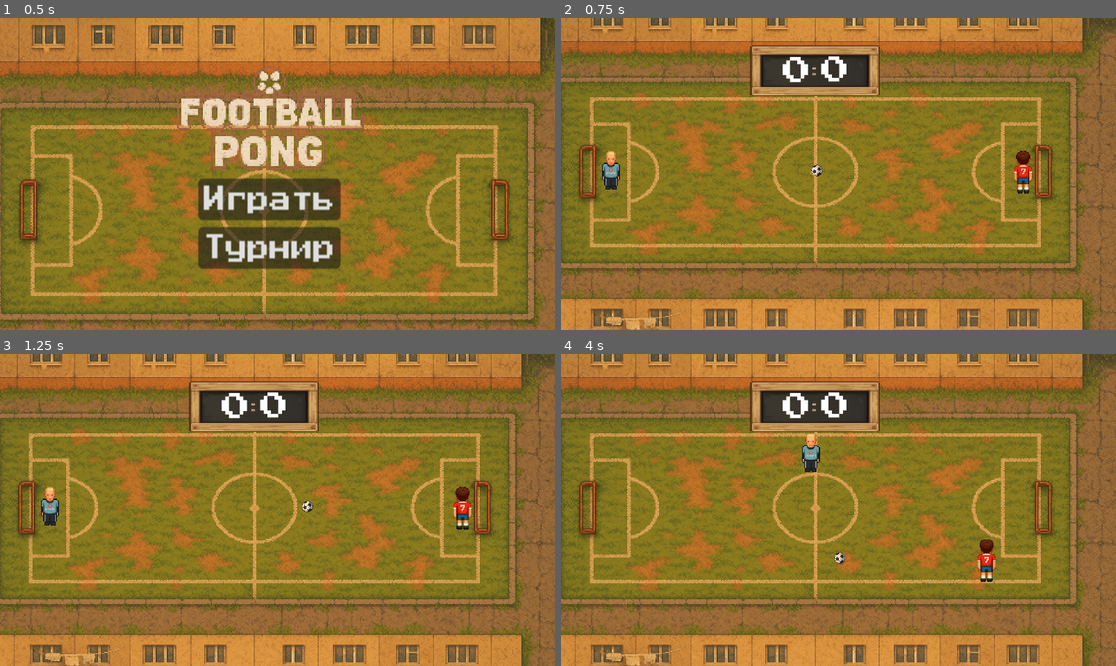
Above: before the commit, frames 1-4 (two rows, left to right).
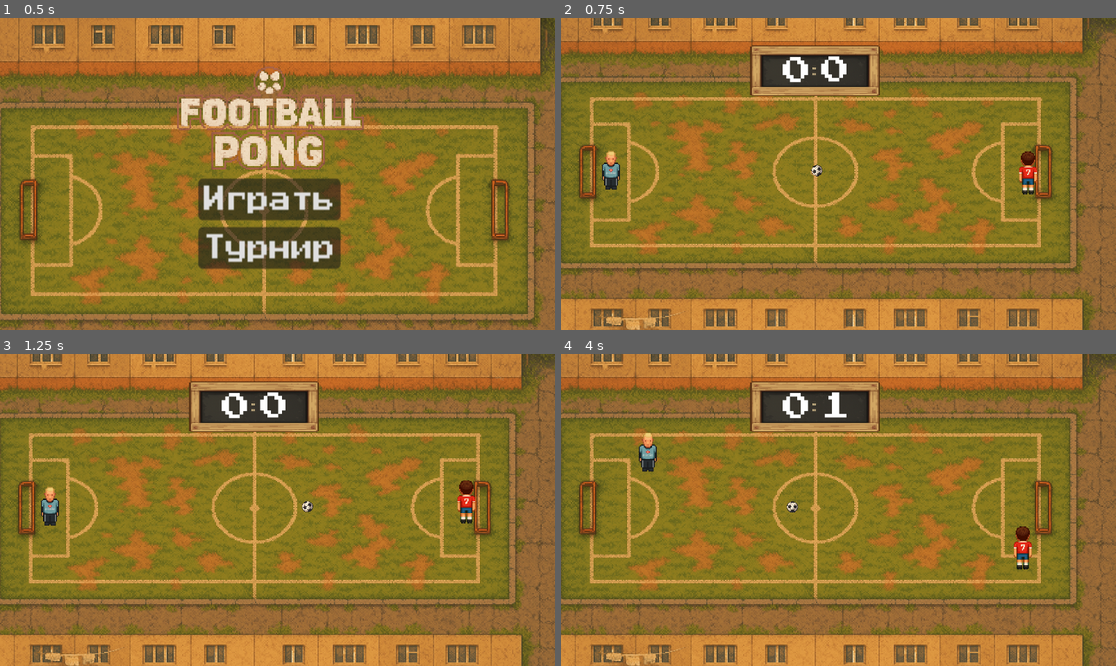
Above: after the commit, the same moments.

Repository: supervi5w4/footballpong
Game: Godot game, scene res://scenes/menu.tscn
Two runs of this game, one before a commit and one after it. Both use one fixed random seed, a clock stepped at 60 frames per second and the inputs below.
Inputs:
- Up to frame 1 (0.5 s): no input
- Up to frame 2 (0.75 s): click "Играть" at 0.5 s
- Up to frame 3 (1.25 s): no input
- Up to frame 4 (4 s): hold Right (ui_right) 1.28-2.03 s; hold Down (ui_down) 2.03-2.78 s; hold Right (ui_right) 2.78-3.53 s; hold Up (ui_up) from 3.53 s (still down)

Frame 1 is identical in both runs. In frame 2, 0.4% of the frame differs, in the area x 81-86%, y 42-57%; in frame 3, 0.4%; in frame 4, 1.7%, in the area x 14-85%, y 12-74%.
Error after the commit: Parse Error: Used space character for indentation instead of tab as used before in the file. (res://scenes/tournament_game.gd:34)

Commit message:
Expand AI skill range

Diff:
--- a/scenes/tournament_game.gd
+++ b/scenes/tournament_game.gd
@@ -33,11 +33,11 @@
 		var opponent_name: String = String(m["away"]) if player_is_home else String(m["home"])
 		var opponent: Dictionary = Score.get_team_dict(opponent_name)
 
-		s = float(opponent.get("strength", 0.8))
-		s = clamp(s, 0.6, 0.99)
-	else:
-		Score.player_is_home = true
-		s = clamp(s, 0.6, 0.99)
+                s = float(opponent.get("strength", 0.8))
+                s = clamp(s, 0.1, 0.99)
+        else:
+                Score.player_is_home = true
+                s = clamp(s, 0.1, 0.99)
 
 	# --- Настройка ИИ ---
 	ai = game_node.get_node("AiPaddle") as AiPaddle
@@ -67,8 +67,8 @@
 	var player_goals: int = left if Score.player_is_home else right
 	var ai_goals: int = right if Score.player_is_home else left
 	var diff: int = player_goals - ai_goals
-	ai.skill = clamp(base_skill + diff * 0.1, 0.4, 0.99)
-	_apply_ai_tuning()
+        ai.skill = clamp(base_skill + diff * 0.1, 0.1, 0.99)
+        _apply_ai_tuning()
 
 func _start_next_half() -> void:
 	current_half += 1
